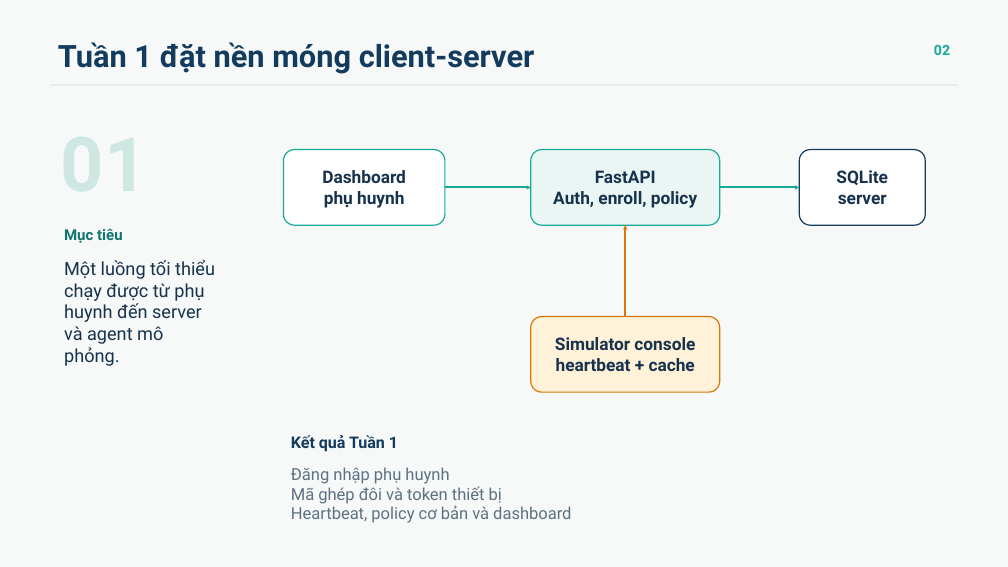
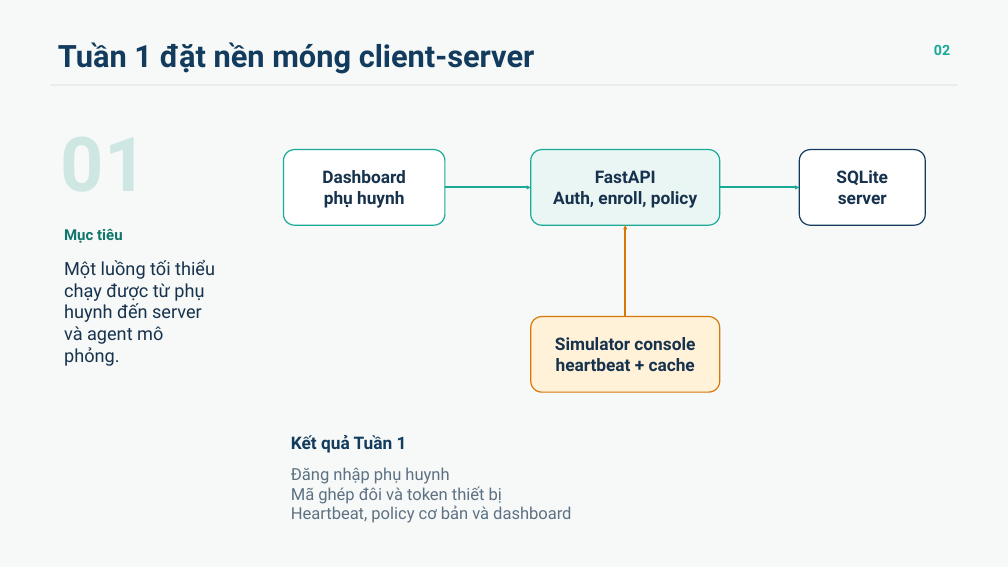
Before and after one commit to 23120357/openguard-kids-project, a slide deck: slide 2 of output/presentation/OpenGuardKids_Tuan1_den_Tuan2.pptx. Drawn at 1008x567 pixels with LibreOffice and Linux fonts; fonts in the diff are those of the drawing. Boxes give left, top, right and bottom in pixels: in the first picture for what was removed or moved away, otherwise in the second. Text is boxed around its words. In the diff, an @@ line names an element or a change of style, - is before the commit and + after.

```diff
--- a/output/presentation/OpenGuardKids_Tuan1_den_Tuan2.pptx
+++ b/output/presentation/OpenGuardKids_Tuan1_den_Tuan2.pptx
@@ text "Kết quả Tuần 1" at [291,435,407,453]: size 15.2 to 16.5 pt @@
```
Also in this commit, not shown: 7 other slides changed, 5 slides added, 21 other files.
